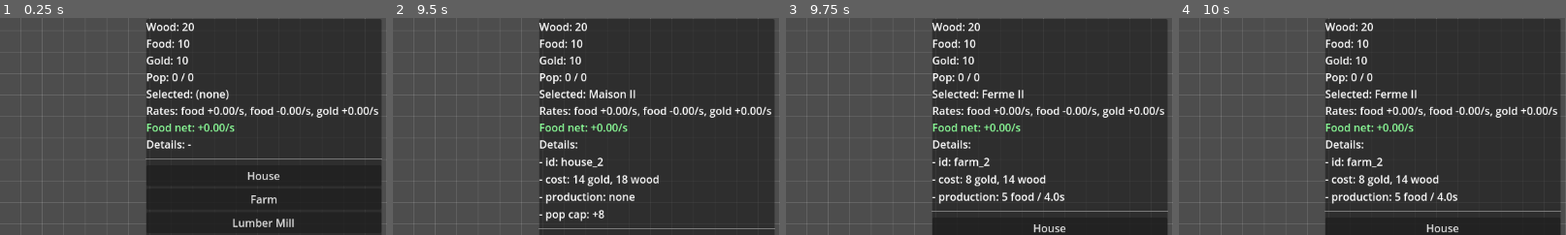
Above: before the commit, frames 1-4 (left to right).
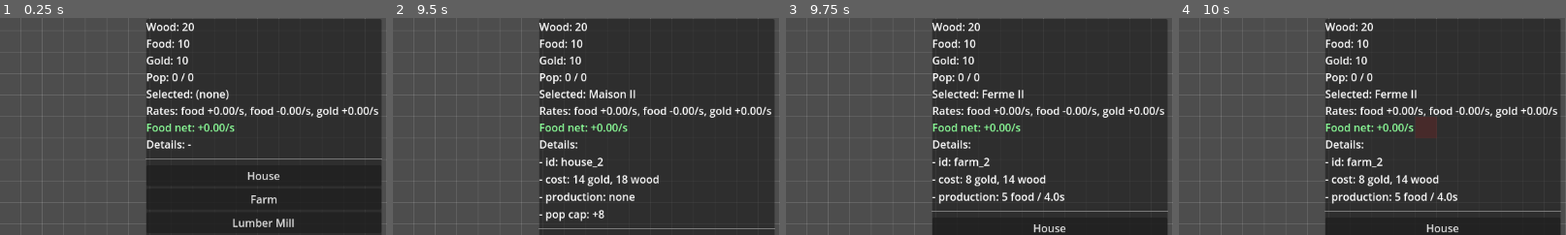
Above: after the commit, the same moments.

Repository: techne-lab/city-builder
Game: Godot game, scene res://Scenes/Main.tscn
Two runs of this game, one before a commit and one after it. Both use one fixed random seed, a clock stepped at 60 frames per second and the inputs below.
Inputs:
- Up to frame 1 (0.25 s): no input
- Up to frame 2 (9.5 s): click "House" at 0.5 s; click "Farm" at 1.25 s; click "Lumber Mill" at 2 s; click "Storage" at 2.75 s; click "House II" at 3.5 s; click "Farm II" at 4.25 s; click "Lumber Mill II" at 5 s; click "House" at 5.75 s; click "Farm" at 6.5 s; click "Lumber Mill" at 7.25 s; click "Storage" at 8 s; click "House II" at 8.75 s
- Up to frame 3 (9.75 s): click "Farm II" at 9.5 s
- Up to frame 4 (10 s): no input
The pictures show only the part of the screen within x 50-100%, y 1-51%; the shares and areas given below are measured in that part.

Frames 1-3 are identical in both runs. In frame 4, 0.5% of the frame differs, in the area x 61-67%, y 45-55%.

Commit message:
added red case

Diff:
--- a/Scripts/Systems/GridSystem.gd
+++ b/Scripts/Systems/GridSystem.gd
@@ -8,6 +8,10 @@
 @export var show_grid: bool = true
 @export var show_origin_marker: bool = true
 
+## Random blocked cells (cannot place buildings)
+@export var blocked_spawn_interval_sec: float = 10.0
+@export var blocked_cell_color: Color = Color(1, 0.2, 0.2, 0.35)
+
 ## Visuals (placeholders)
 @export var grid_color: Color = Color(1, 1, 1, 0.15)
 @export var grid_border_color: Color = Color(1, 1, 1, 0.35)
@@ -15,13 +19,26 @@
 
 # Occupancy for 1x1 placement: key = Vector2i cell, value = Variant (optional building reference/id)
 var _occupied: Dictionary = {}
+var _blocked: Dictionary = {} # key = Vector2i cell, value = true
+
+var _blocked_timer: Timer
+var _rng := RandomNumberGenerator.new()
 
 func _ready() -> void:
+	_rng.randomize()
+	_blocked_timer = Timer.new()
+	_blocked_timer.name = "BlockedCellSpawn"
+	_blocked_timer.one_shot = false
+	_blocked_timer.autostart = true
+	_blocked_timer.wait_time = maxf(blocked_spawn_interval_sec, 0.1)
+	add_child(_blocked_timer)
+	_blocked_timer.timeout.connect(_spawn_random_blocked_cell)
 	queue_redraw()
 
 func _draw() -> void:
 	if show_grid:
 		_draw_grid()
+	_draw_blocked_cells()
 	if show_origin_marker:
 		_draw_origin()
 
@@ -46,6 +63,14 @@
 	# Small cross at (0,0) to help with placement/orientation.
 	draw_line(Vector2(-10, 0), Vector2(10, 0), origin_color, 2.0)
 	draw_line(Vector2(0, -10), Vector2(0, 10), origin_color, 2.0)
+
+func _draw_blocked_cells() -> void:
+	if _blocked.is_empty():
+		return
+	for k in _blocked.keys():
+		var cell := k as Vector2i
+		var top_left := cell_to_local_top_left(cell)
+		draw_rect(Rect2(top_left, Vector2(cell_size, cell_size)), blocked_cell_color, true)
 
 ## --- Coordinate conversions ---
 
@@ -82,6 +107,8 @@
 func is_cell_free(cell: Vector2i) -> bool:
 	if not is_in_bounds(cell):
 		return false
+	if _blocked.has(cell):
+		return false
 	return not _occupied.has(cell)
 
 func occupy_cell(cell: Vector2i, payload: Variant = true) -> bool:
@@ -96,6 +123,8 @@
 
 func clear() -> void:
 	_occupied.clear()
+	_blocked.clear()
+	queue_redraw()
 
 func get_occupied_payload(cell: Vector2i) -> Variant:
 	return _occupied.get(cell, null)
@@ -103,3 +132,14 @@
 func can_place_1x1_at_world(world_pos: Vector2) -> bool:
 	var cell := world_to_cell(world_pos)
 	return is_cell_free(cell)
+
+func _spawn_random_blocked_cell() -> void:
+	# Pick a random free cell. If grid is full, do nothing.
+	var attempts := 64
+	while attempts > 0:
+		attempts -= 1
+		var cell := Vector2i(_rng.randi_range(0, grid_width - 1), _rng.randi_range(0, grid_height - 1))
+		if is_cell_free(cell):
+			_blocked[cell] = true
+			queue_redraw()
+			return
